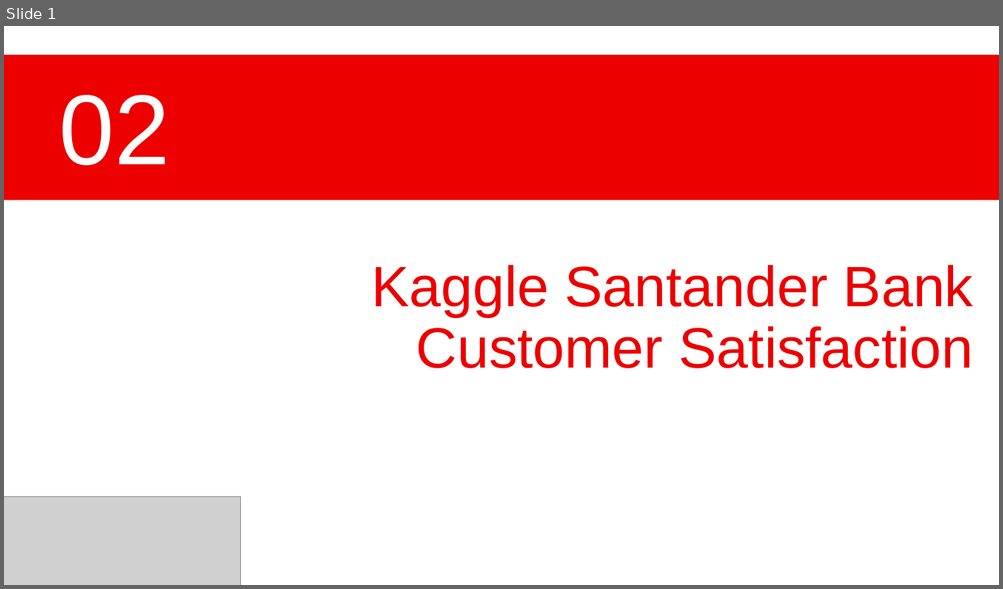
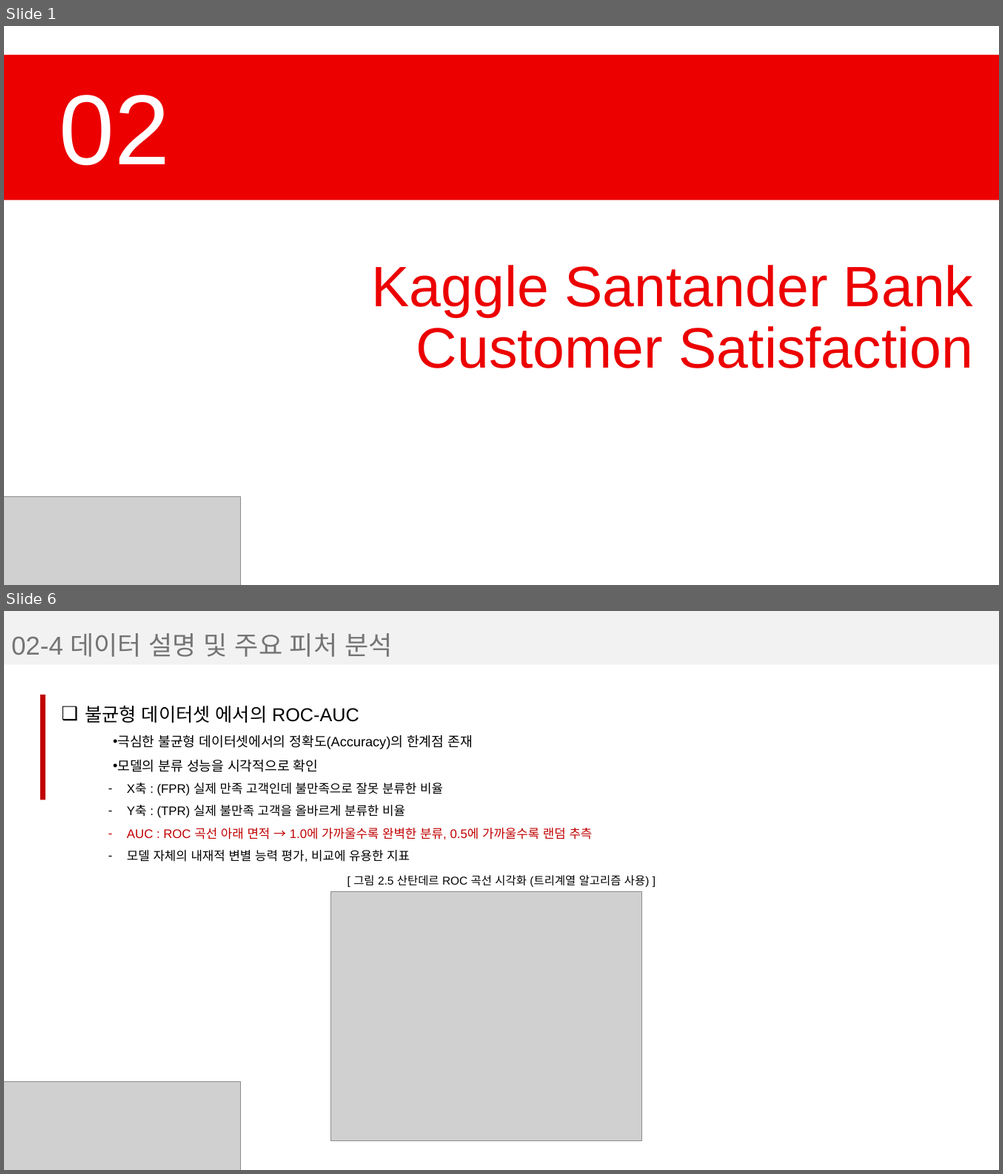
Before and after one commit to jaemin1020/big20-ML-project2-team3, a slide deck: 0.report/산탄데르_ppt_template.pptx. Shown one above the other, each under a label of ours: slide 1 before the commit, slides 1 and 6 after it; the slides between them are not shown. The pictures are 1003x589 and 1003x1174 pixels, drawn with LibreOffice and Linux fonts; fonts in the diff are those of the drawing; grey boxes stand for pictures. Boxes give left, top, right and bottom in pixels: in the first picture for what was removed or moved away, otherwise in the second. Text is boxed around its words. In the diff, an @@ line names an element or a change of style, - is before the commit and + after.

Commit message:
[수정 및 추가] ppt template 산탄데르 수정 및 추가

```diff
--- a/0.report/산탄데르_ppt_template.pptx
+++ b/0.report/산탄데르_ppt_template.pptx
@@ slide 6 added at [4, 611, 999, 1170], background #FFFFFF @@
@@ rectangle added at [4, 611, 999, 665], fill #F2F2F2 @@
@@ text added at [11, 633, 392, 657], 25 pt, text #747474 @@
+02-4 데이터 설명 및 주요 피처 분석
@@ rectangle added at [40, 695, 45, 800], fill #C00000 @@
@@ text added at [85, 706, 592, 862], 12 pt, text #000000 @@
+❑ 불균형 데이터셋 에서의 ROC-AUC
+    • 극심한 불균형 데이터셋에서의 정확도(Accuracy)의 한계점 존재
+    • 모델의 분류 성능을 시각적으로 확인
+      – X축 : (FPR) 실제 만족 고객인데 불만족으로 잘못 분류한 비율
+      – Y축 : (TPR) 실제 불만족 고객을 올바르게 분류한 비율
+      – AUC : ROC 곡선 아래 면적 → 1.0에 가까울수록 완벽한 분류, 0.5에 가까울수록 랜덤 추측
+      – 모델 자체의 내재적 변별 능력 평가, 비교에 유용한 지표
@@ text added at [353, 875, 649, 888], 11 pt, text #000000 @@
+[ 그림 2.5 산탄데르 ROC 곡선 시각화 (트리계열 알고리즘 사용) ]
@@ picture added at [331, 892, 642, 1142] @@
@@ picture added at [4, 1082, 241, 1170] @@
```
Also in this commit, not shown: 4 slides changed, 4 other slides added, 1 other file.
